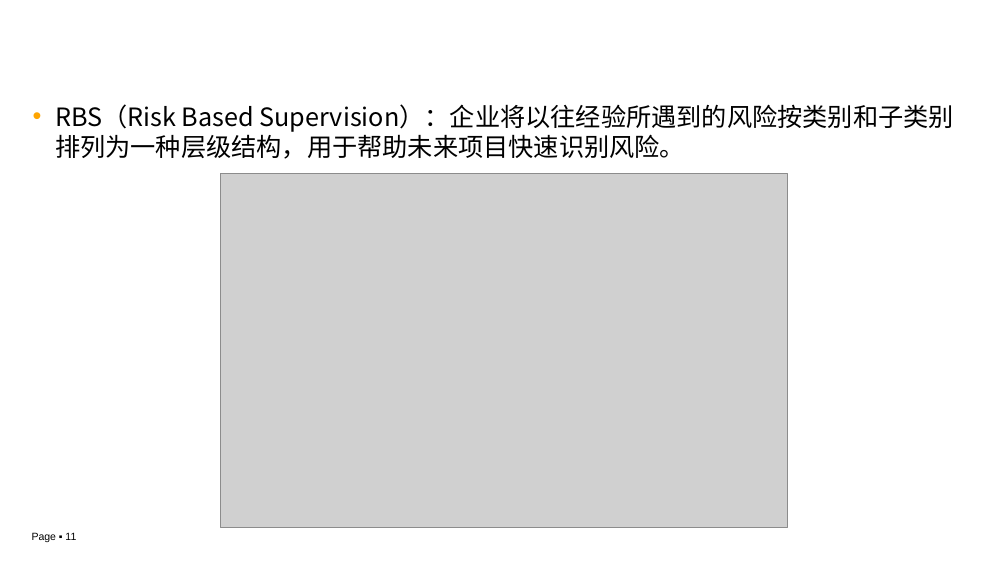
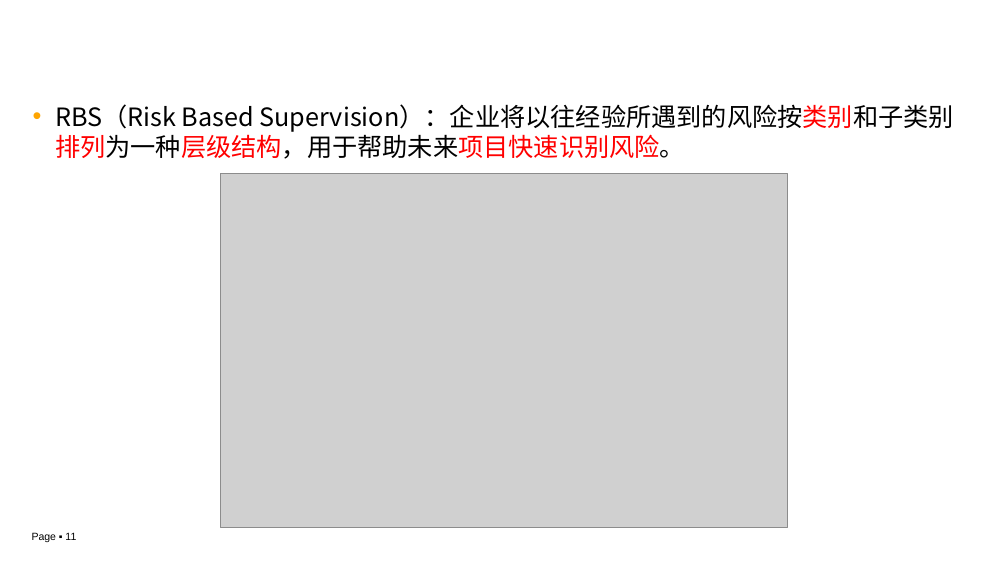
Before and after one commit to edu2act/course-IT-Project-Management, a slide deck: slide 11 of materials/slides/ch03-8.pptx. Drawn at 1008x567 pixels with LibreOffice and Linux fonts; fonts in the diff are those of the drawing; grey boxes stand for pictures; background and template pictures are left out. Boxes give left, top, right and bottom in pixels: in the first picture for what was removed or moved away, otherwise in the second. Text is boxed around its words. In the diff, an @@ line names an element or a change of style, - is before the commit and + after.

```diff
--- a/materials/slides/ch03-8.pptx
+++ b/materials/slides/ch03-8.pptx
@@ text "RBS（Risk Based Supervision）：企业将以往经验所遇到的风险按类别和子类别排列为一种层级结构，用于 ..." at [55, 104, 954, 159]: text colour #000000 to #FF0000 in "Supervision）：企业将以往经验所遇到的风险按类别和子类别排列为一种层级结构，用于帮助未来项目快速识别风险。" @@
```
Also in this commit, not shown: 9 other slides changed.
